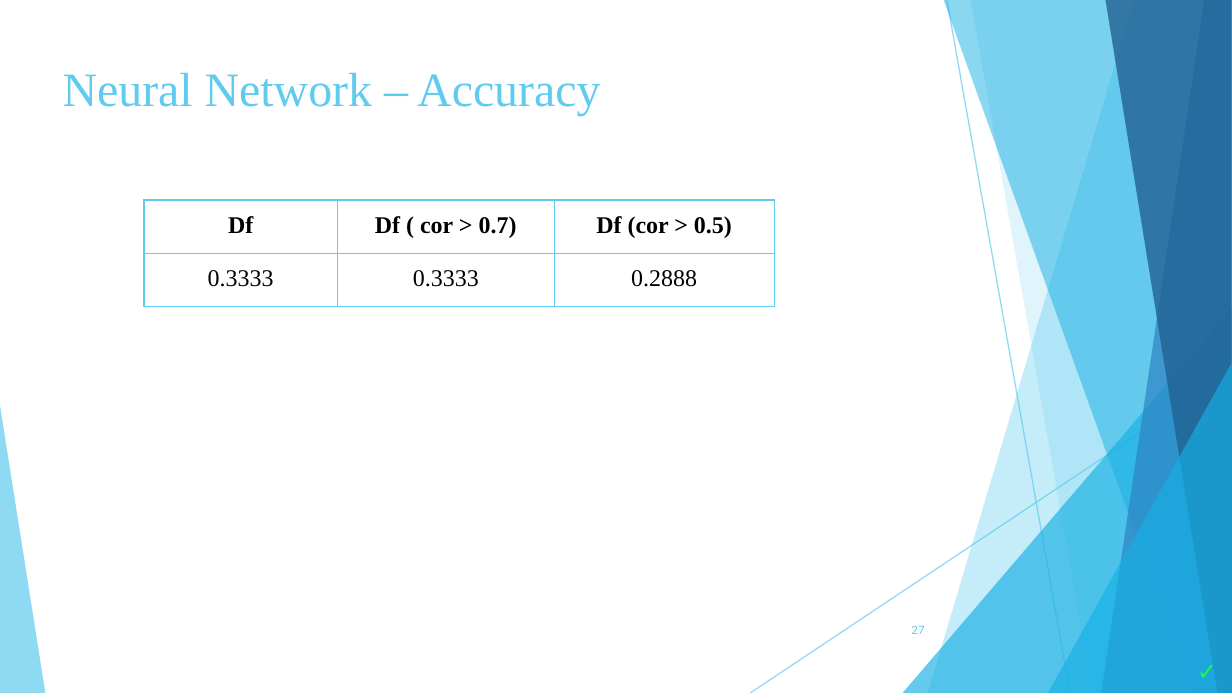
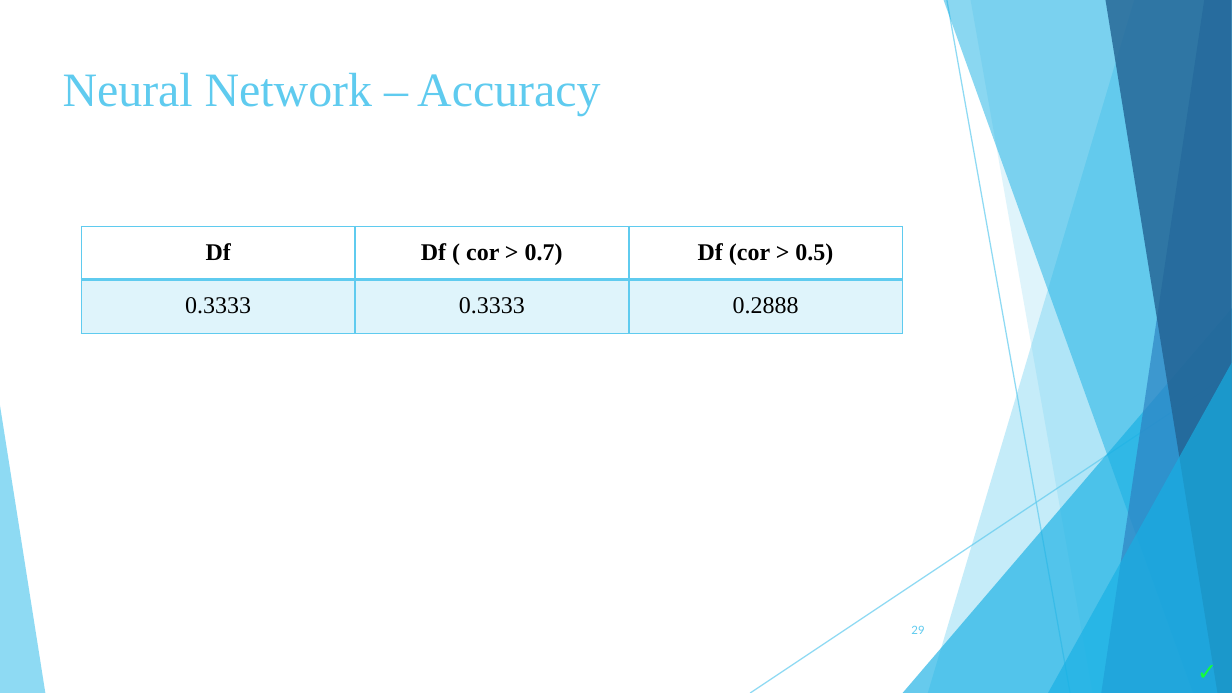
Before and after one commit to zoekelepiri/WineDataPrediction, a slide deck: slide 29 of Wine Data Set (3).pptx (slide 27 before the commit). Drawn at 1232x693 pixels with LibreOffice and Linux fonts; fonts in the diff are those of the drawing. Boxes give left, top, right and bottom in pixels: in the first picture for what was removed or moved away, otherwise in the second. Text is boxed around its words. In the diff, an @@ line names an element or a change of style, - is before the commit and + after.

```diff
--- a/Wine Data Set (3).pptx
+++ b/Wine Data Set (3).pptx
@@ table at bbox=[81, 227, 902, 334] @@
@@ fill none to #5FCBEF at 20% opacity in row 2 @@
@@ borders changed @@
@@ table: place and size @@
-table at bbox=[144, 200, 775, 307]
+table at bbox=[81, 227, 902, 334]
@@ page number at bbox=[911, 625, 924, 634]: text changed @@
-27
+29
```
Also in this commit, not shown: 5 other slides changed, 2 slides added.
